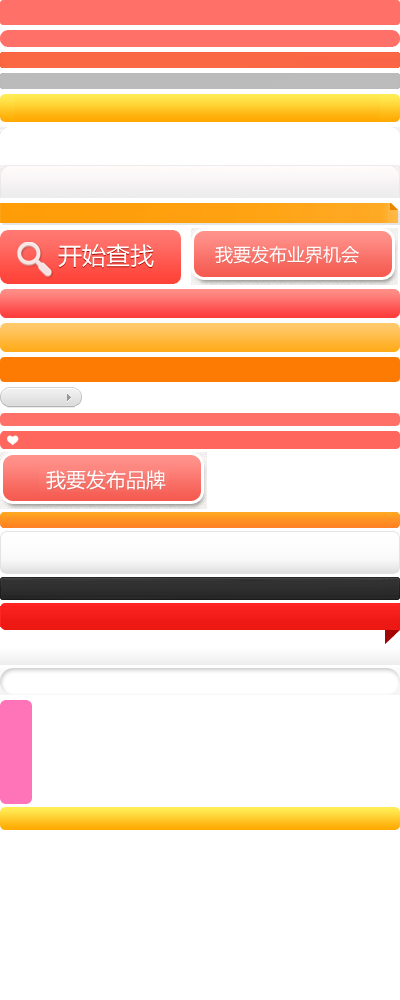
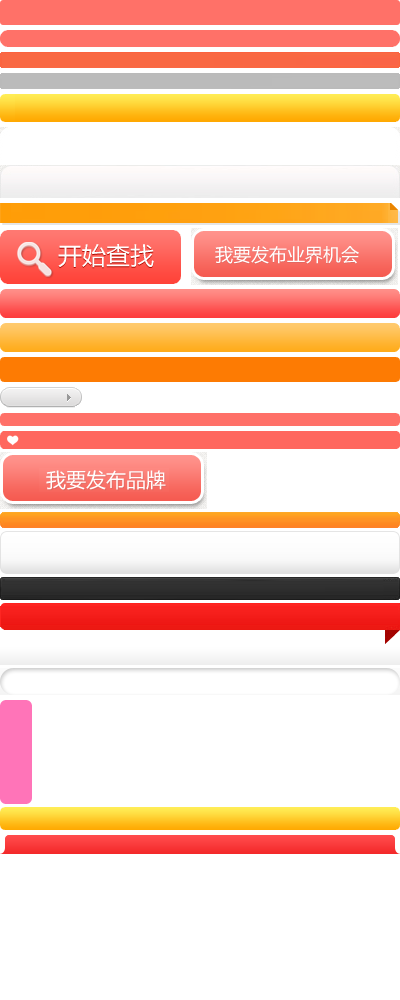
Revision of a layered 400×1000 image; what changed, layer by layer:
added layer "图层 31" above "图层 29" over [0, 835, 400, 854]
